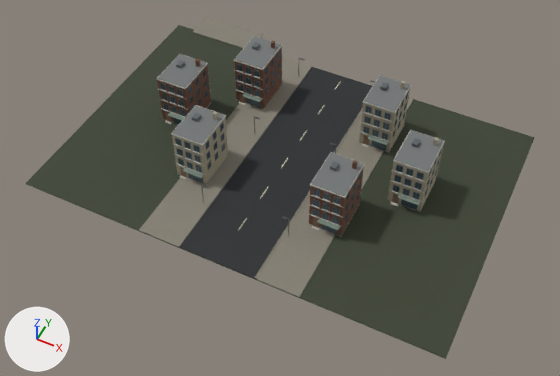
The Blender file assets/pilot/street-pilot.blend, before and after one commit.
Before and after are seen from a 50 mm camera at (42.9, -196.7, 102.4) aimed at (1.4, -113.6, -1.4). Arrows for +X, +Y and +Z are at lower left; the lights stay in place. The picture after the commit comes second.

Names of what the first picture shows: 'UrbanPilotStatic'.
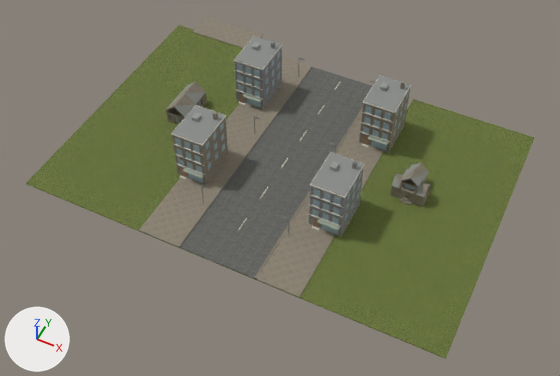
Location of each change, [x1, y1, x2, y2] in pixels of the pictures (560 x 376 px):
'UrbanPilotStatic', surface changed, recoloured, reshaped (lighter): [25, 17, 535, 359] in both
part 1 of me_cube_288, deleted: before [156, 54, 445, 212]
part 2 of me_cube_288, added: after [390, 163, 431, 207]
part 3 of me_cube_288, added: after [165, 81, 207, 124]

Edits to the bpy script that builds the scene:
```text
Change mat_brick_shopfacade_001:
    where n0 = _N.new('ShaderNodeBsdfPrincipled'); n0.name = 'Principled BSDF'
    n0.inputs[2].default_value: 0.8 -> 0.85  # 'Roughness'
    where n2 = _N.new('ShaderNodeTexImage'); n2.name = 'Image Texture'
    n2.image: img_brick_shopfacadealbedo_001 -> img_brick
    add n3 = _N.new('ShaderNodeNormalMap'); n3.name = 'Normal Map'
    add n3.uv_map = 'UVMap'
    add n3.inputs[0].default_value = 0.4  # 'Strength'
    add n4 = _N.new('ShaderNodeTexImage'); n4.name = 'Image Texture.001'
    add n4.image = img_brick_shopfacadenormal512_001
    add _L.new(n3.outputs[0], n0.inputs[5])  # 'Normal' to 'Normal'
    add _L.new(n4.outputs[0], n3.inputs[1])  # 'Color' to 'Color'
Change mat_limestone_002:
    mat_limestone_002.base_color: (0.45, 0.44, 0.4) -> (0.58, 0.56, 0.5)  # grey #b3b1aa -> light grey #c8c5bc
Change mat_roof_002:
    mat_roof_002.base_color: (0.17, 0.18, 0.18) -> (0.25, 0.26, 0.25)  # grey #737676 -> grey #898b89
Change mat_frames_002:
    mat_frames_002.base_color: (0.12, 0.14, 0.15) -> (0.31, 0.32, 0.3)  # dark grey #61696c -> grey #979995
    mat_frames_002.metallic: 0.25 -> 0.1
Change mat_glass_002:
    mat_glass_002.base_color: (0.085, 0.14, 0.18) -> (0.3, 0.43, 0.49)  # dark blue #526976 -> greyish cyan #95afba
    mat_glass_002.metallic: 0.5 -> 0.15
    mat_glass_002.roughness: 0.18 -> 0.3
Change mat_timber_002:
    mat_timber_002.base_color: (0.2, 0.13, 0.08) -> (0.3, 0.2, 0.12)  # brown #7c6550 -> brown #957c61
Change mat_canvas_002:
    mat_canvas_002.base_color: (0.21, 0.28, 0.23) -> (0.35, 0.4, 0.32)  # grey #7e9084 -> grey #a0aa99
Change mat_soil:
    mat_soil.texture: img_soilalbedo -> img_grass_jpg
    mat_soil.roughness: 0.8 -> 0.85
Change mat_asphalt:
    mat_asphalt.texture: img_asphaltalbedo -> img_asphalt_jpg
    mat_asphalt.roughness: 0.8 -> 0.85
Change mat_paving:
    mat_paving.texture: img_pavingalbedo -> img_concrete_jpg
    mat_paving.roughness: 0.8 -> 0.85
Change mat_lampsteel:
    mat_lampsteel.base_color: (0.13, 0.14, 0.14) -> (0.23, 0.24, 0.24)  # dark grey #656969 -> grey #848686
Change mat_plaster_apartmentsfacade_001:
    mat_plaster_apartmentsfacade_001.texture: img_plaster_apartmentsfacadealbedo_001 -> img_concrete
    mat_plaster_apartmentsfacade_001.roughness: 0.8 -> 0.85
Change me_cube_288:
    remove me_cube_288.from_pydata(...)  # 45752 vertices, 23226 faces; spans x -39.0..39.0, y -134.0..-77.0, z -0.2..11.5
    add me_cube_288.from_pydata(...)  # 31940 vertices, 16372 faces; spans x -39.0..39.0, y -134.0..-77.0, z -0.2..11.5
    me_cube_288 part 1: 3742 loose pieces with 14968 vertices, spanning x -26.1..26.1, y -110.0..-100.0, z 0.0..11.5, are deleted
    me_cube_288 part 2: 628 vertices added at x 20.0..26.0, y -108.3..-101.7, z 0.0..5.9
    me_cube_288 part 3: 528 vertices added at x -25.2..-20.8, y -109.0..-101.0, z 0.0..4.6
    other edits to the shape of me_cube_288 do not show in these pictures
    add me_cube_288.materials.append(mat_kenney_house_awall_001)  # picture img_concrete_001
    add me_cube_288.materials.append(mat_importedframes_002)  # grey #898b86
    add me_cube_288.materials.append(mat_importedglass_002)  # greyish cyan #90aab3
    add me_cube_288.materials.append(mat_kenney_house_cwall_001)  # picture img_concrete_003
```
